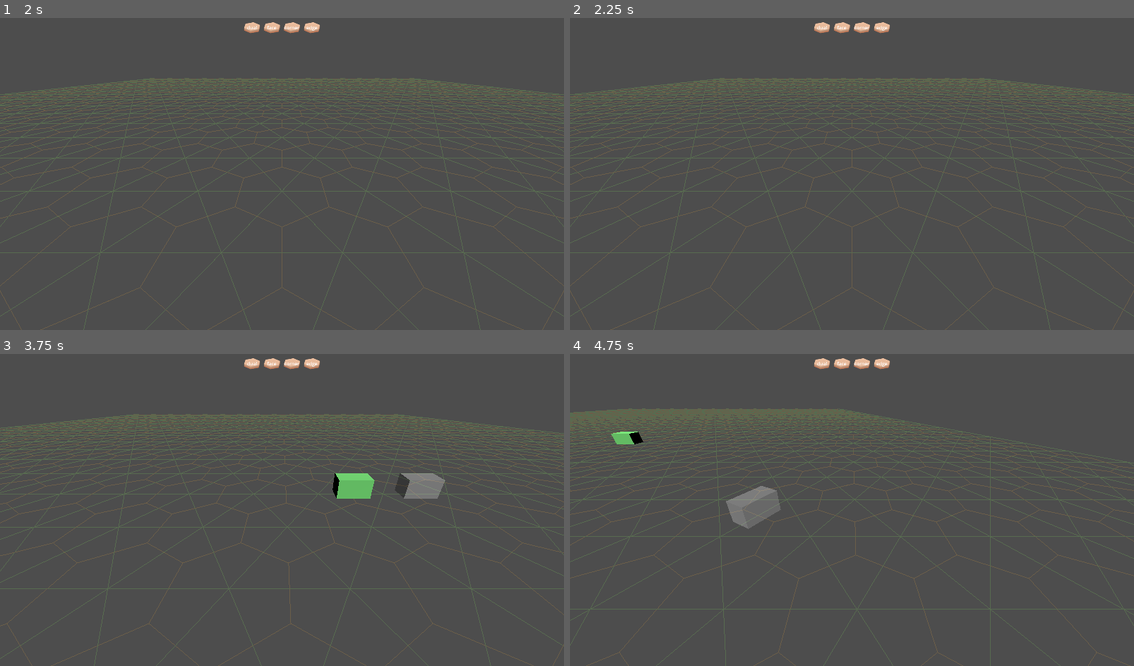
Above: before the commit, frames 1-4 (two rows, left to right).
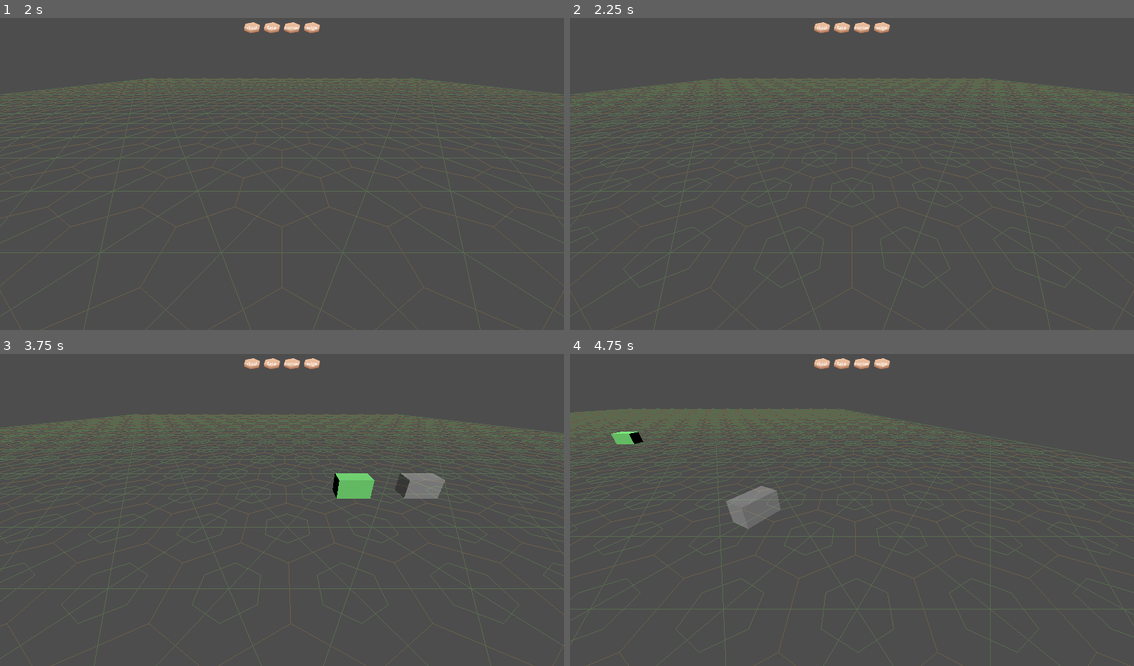
Above: after the commit, the same moments.

Repository: justfordoener/schmuck-of-schmiles
Game: Godot game, scene res://scenes/module_sandbox.tscn
Two runs of this game, one before a commit and one after it. Both use one fixed random seed, a clock stepped at 60 frames per second and the inputs below.
Inputs (mouse positions are in pixels of both pictures, inside the frame that each line leads up to):
- Up to frame 1 (2 s): click (253, 27) at 0.5 s; click (270, 27) at 1.25 s
- Up to frame 2 (2.25 s): click (863, 27) at 2 s
- Up to frame 3 (3.75 s): click (310, 363) at 2.75 s; tap Enter at 3.5 s; move the mouse to (406, 491) at 3.52 s; hold D (move_right) from 3.53 s (still down); click (406, 491) at 3.6 s
- Up to frame 4 (4.75 s): move the mouse to (739, 522) at 4.27 s; release D (move_right) at 4.28 s; hold S (move_back) from 4.28 s (still down); tap Z (mouse_wheel_down) at 4.35 s

Frame 1 is identical in both runs. In frame 2, 2.8% of the frame differs, in the area x 0-100%, y 19-87%; in frame 3, 2.7%; in frame 4, 2.5%.

Commit message:
#93 Added corner cell array mesh

Diff:
--- a/scripts/globals/grid.gd
+++ b/scripts/globals/grid.gd
@@ -85,12 +85,18 @@
 	surface_array.resize(Mesh.ARRAY_MAX)
 	var verts = PackedVector3Array()
 	var indices = PackedInt32Array()
+	var base_index = 0
 	for point in corn_layer_snap_points:
-		# draw corn hexagon
-		var corners = []
-		for direction in range(6):
-			pass
-		# draw halfway lines towards adjacent corns
+		var corner
+		for index in range(6):
+			corner = get_euclicdic_corn_corner(cubic_to_euclidic(point), index)
+			verts.append(corner)
+			indices.append(base_index + index)
+			indices.append(base_index + ((index + 1) % 6))
+		base_index += 6
+	surface_array[Mesh.ARRAY_VERTEX] = verts
+	surface_array[Mesh.ARRAY_INDEX] = indices
+	full_layer_array_mesh.add_surface_from_arrays(Mesh.PRIMITIVE_LINES, surface_array)
 	return full_layer_array_mesh
 
 
@@ -218,6 +224,15 @@
 		CELL_SIZE * sin(angle_radian)
 	)
 
+func get_euclicdic_corn_corner(euclidic_center : Vector3, direction : int) -> Vector3:
+	var angle_degree = 60 * direction + 30
+	var angle_radian = deg_to_rad(angle_degree)
+	return euclidic_center + Vector3(
+		0.5 * CELL_SIZE * cos(angle_radian),
+		0,
+		0.5 * CELL_SIZE * sin(angle_radian)
+	)
+
 func cubic_distance_from_to(from: Vector3, to: Vector3) -> Vector3:
 	var distance : Vector3 = Vector3.ZERO
 	distance.x = to.x - from.x
--- a/scripts/grid_layers/corn_layer.gd
+++ b/scripts/grid_layers/corn_layer.gd
@@ -6,7 +6,8 @@
 	build_layer_mesh()
 
 func build_layer_mesh():
-	pass
+	layer_mesh = Grid.get_full_layer_array_mesh()
+	mesh_instance.mesh = layer_mesh
 
 func show_layer_mesh(value : bool):
 	mesh_instance.visible = value
